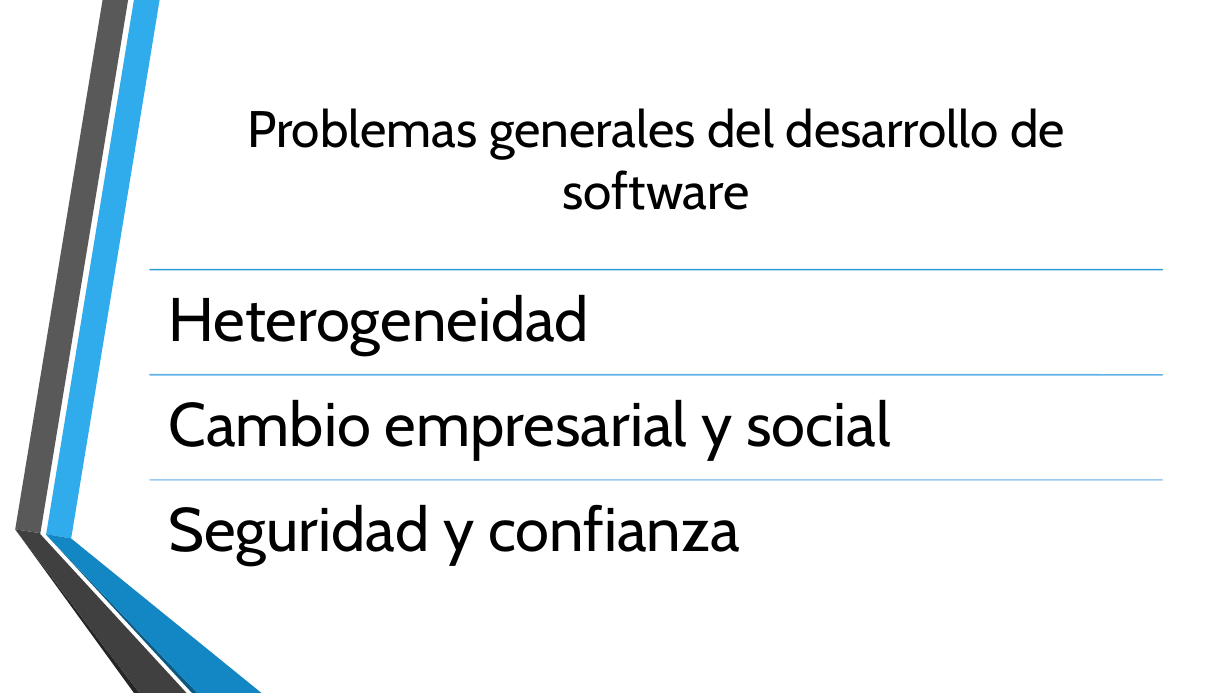
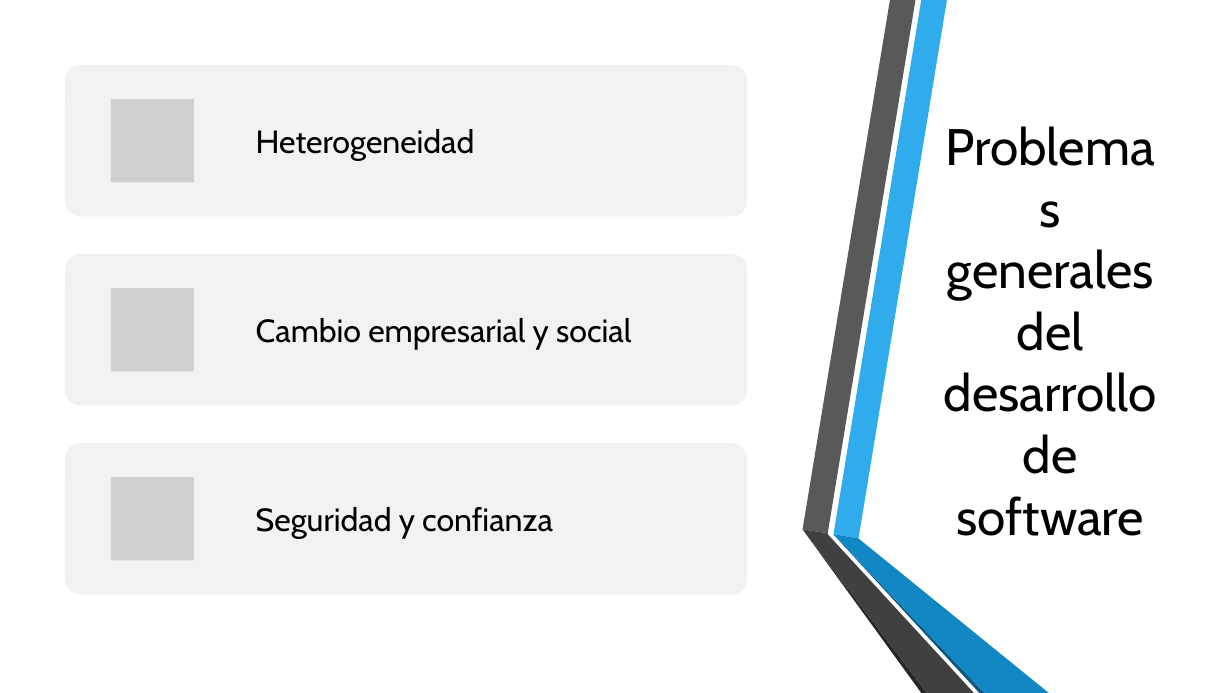
Before and after one commit to AryShared/SystemAnalysis, a slide deck: slide 8 of 1-1 Historia y evolucion del desarrollo de software.pptx (slide 10 before the commit). Drawn at 1232x693 pixels with LibreOffice and Linux fonts; fonts in the diff are those of the drawing; grey boxes stand for pictures; background and template pictures are left out. Boxes give left, top, right and bottom in pixels: in the first picture for what was removed or moved away, otherwise in the second. Text is boxed around its words. In the diff, an @@ line names an element or a change of style, - is before the commit and + after.

```diff
--- a/1-1 Historia y evolucion del desarrollo de software.pptx
+++ b/1-1 Historia y evolucion del desarrollo de software.pptx
@@ freeform shape added at (x1=0, y1=0, x2=913, y2=693), fill #FFFFFF @@
@@ size 48 to 25 pt; line spacing 0.9 to 1; less space between paragraphs; vertical alignment top to middle in 3 elements at (x1=256, y1=507, x2=553, y2=539), (x1=256, y1=318, x2=631, y2=350), (x1=256, y1=129, x2=475, y2=161) @@
@@ text "Heterogeneidad" moved from (x1=168, y1=294, x2=589, y2=355) to (x1=256, y1=129, x2=475, y2=161) @@
@@ title "Problemas generales del desarrollo de ..." rewrapped from (x1=247, y1=108, x2=1065, y2=210) to (x1=944, y1=249, x2=1157, y2=536) @@
@@ text "Cambio empresarial y social" moved from (x1=168, y1=399, x2=890, y2=460) to (x1=256, y1=318, x2=631, y2=350) @@
@@ line removed from (150, 270) to (1163, 270) @@
@@ line removed from (150, 375) to (1163, 375) @@
@@ text "Seguridad y confianza" moved from (x1=168, y1=504, x2=740, y2=565) to (x1=256, y1=507, x2=553, y2=539) @@
@@ group added at (x1=65, y1=65, x2=747, y2=595): 3 rounded rectangles, 3 pictures @@
@@ line removed from (150, 480) to (1163, 480) @@
@@ group added at (x1=803, y1=0, x2=1049, y2=693): 6 freeform shapes @@
```
Also in this commit, not shown: 5 other slides changed, 2 slides added, 6 slides removed.
